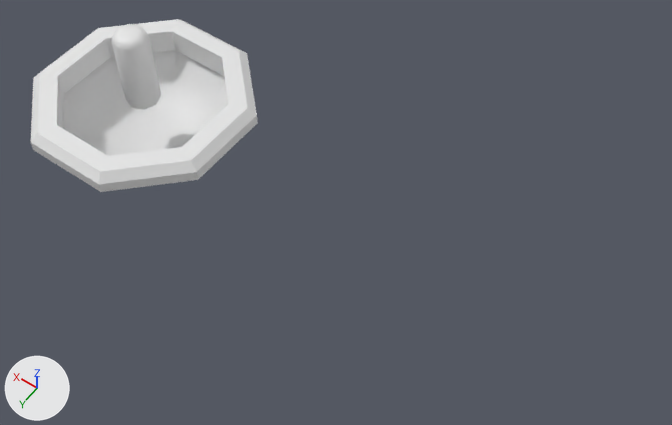
The Blender file ZenGarden.blend, before and after one commit.
One viewpoint serves both versions: a camera (50 mm lens) standing at (-4.12, 3.26, 5.47) and looking at (-1.74, -0.07, 0.23). The axes (+X, +Y, +Z) are drawn at lower left. The lights are the same throughout.

Before the edit, the objects in view are built like this:
```python
me_circle = bpy.data.meshes.new('Circle')
me_circle.from_pydata(...)  # 89 vertices, 88 faces; spans x -0.83..0.83, y -0.83..0.83, z 0.0..0.51
me_circle.polygons.foreach_set('use_smooth', [True] * 88)
# faces by material slot: [48, 32, 8]
me_circle.materials.append(mat_material)  # white #e7e7e7
me_circle.materials.append(mat_material_001)  # white #e7e7e7
me_circle.materials.append(mat_material_002)  # white #e7e7e7
me_cylinder = bpy.data.meshes.new('Cylinder')
me_cylinder.from_pydata(...)  # 40 vertices, 34 faces; spans x -0.135..0.135, y -0.135..0.135, z 0.381..1.07
me_cylinder.polygons.foreach_set('use_smooth', [True] * 34)
ob_bowl = bpy.data.objects.new('Bowl', me_circle)
ob_bowl.location = (0.0, 0.0, 0.0)
ob_mallet = bpy.data.objects.new('Mallet', me_cylinder)
ob_mallet.parent = ob_bowl
ob_mallet.location = (0.0, 0.0, 0.0)
```
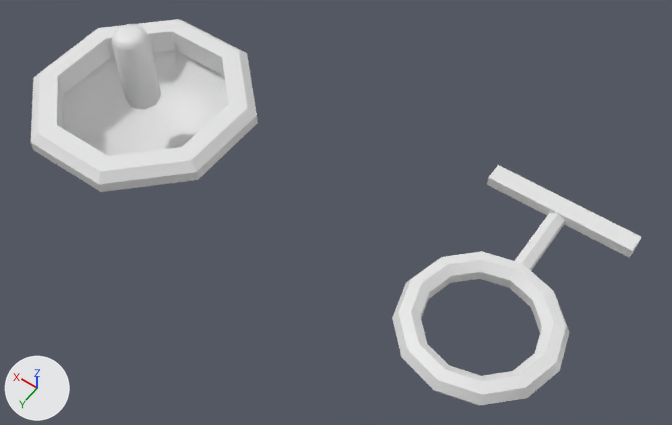
Pixel boxes (x1, y1, x2, y2) of what changed, in the pictures (672 x 425 px):
'Rake', added
    after: (392, 165, 641, 406)
    faces in mat_material (white #e7e7e7): (392, 165, 641, 406)
    faces in mat_material_002 (white #e7e7e7): (411, 260, 554, 381)
    faces in mat_material_001 (white #e7e7e7): (515, 213, 565, 271)

The change, as a list of edits to the scene's bpy script:
```text
Add me_torus:
    me_torus.from_pydata(...)  # 108 vertices, 99 faces; spans x -0.6..0.6, y -1.27..0.6, z -0.1..0.1
    me_torus.polygons.foreach_set('use_smooth', [True] * 99)
    # faces by material slot: [69, 6, 24]
    me_torus.materials.append(mat_material)  # white #e7e7e7
    me_torus.materials.append(mat_material_001)  # white #e7e7e7
    me_torus.materials.append(mat_material_002)  # white #e7e7e7
Add ob_rake:
    ob_rake = bpy.data.objects.new('Rake', me_torus)
    ob_rake.location = (-3.0, 0.0, 0.0)
```
